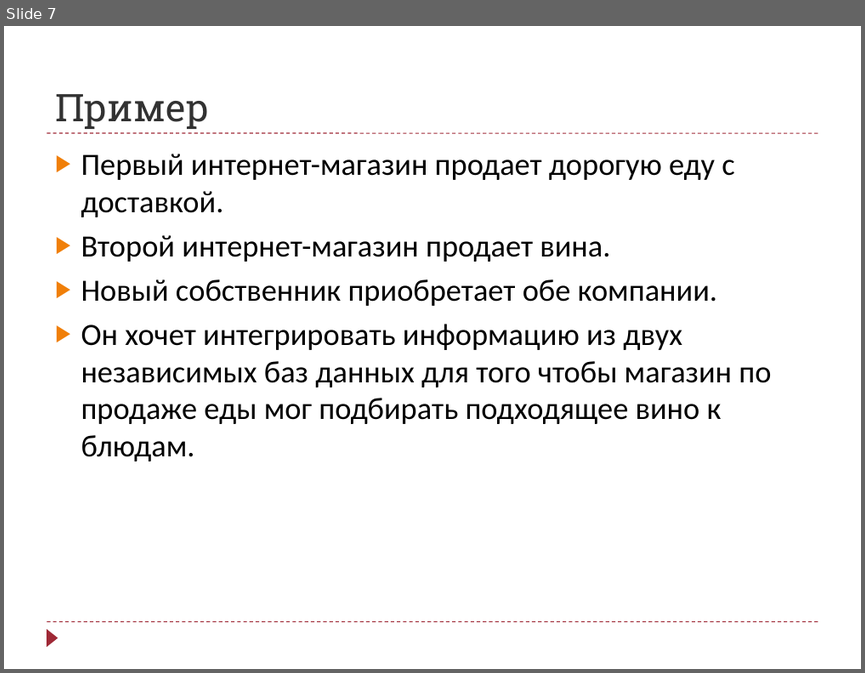
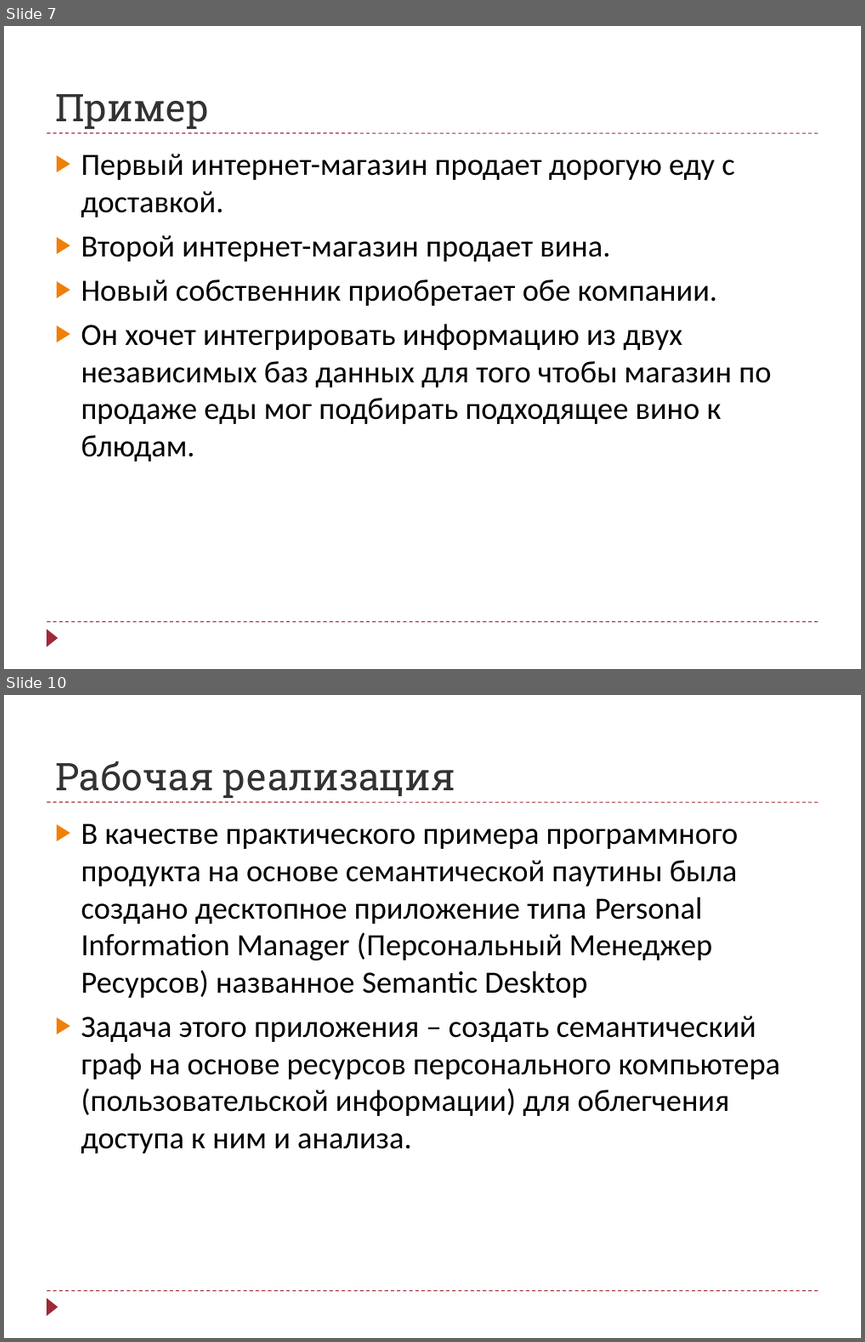
Before and after one commit to arthan1011/diploma, a slide deck: Semantic Presentation.pptx. Shown one above the other, each under a label of ours: slide 7 before the commit, slides 7 and 10 after it; the slides between them are not shown. The pictures are 865x673 and 865x1342 pixels, drawn with LibreOffice and Linux fonts; fonts in the diff are those of the drawing. Boxes give left, top, right and bottom in pixels: in the first picture for what was removed or moved away, otherwise in the second. Text is boxed around its words. In the diff, an @@ line names an element or a change of style, - is before the commit and + after.

```diff
--- a/Semantic Presentation.pptx
+++ b/Semantic Presentation.pptx
@@ slide 10 added at [4,695,861,1338], background #FFFFFF; not listed: 3 template elements that a slide beside it also shows @@
@@ title added at [55,761,455,798], 32 pt, text #323232 @@
+Рабочая реализация
@@ text added at [81,823,781,1153], 26 pt, text #000000 @@
+▶ В качестве практического примера программного продукта на основе семантической паутины была создано десктопное приложение типа Personal Information Manager (Персональный Менеджер Ресурсов) названное Semantic Desktop
+▶ Задача этого приложения – создать семантический граф на основе ресурсов персонального компьютера (пользовательской информации) для облегчения доступа к ним и анализа.
```
Also in this commit, not shown: 2 slides changed.
